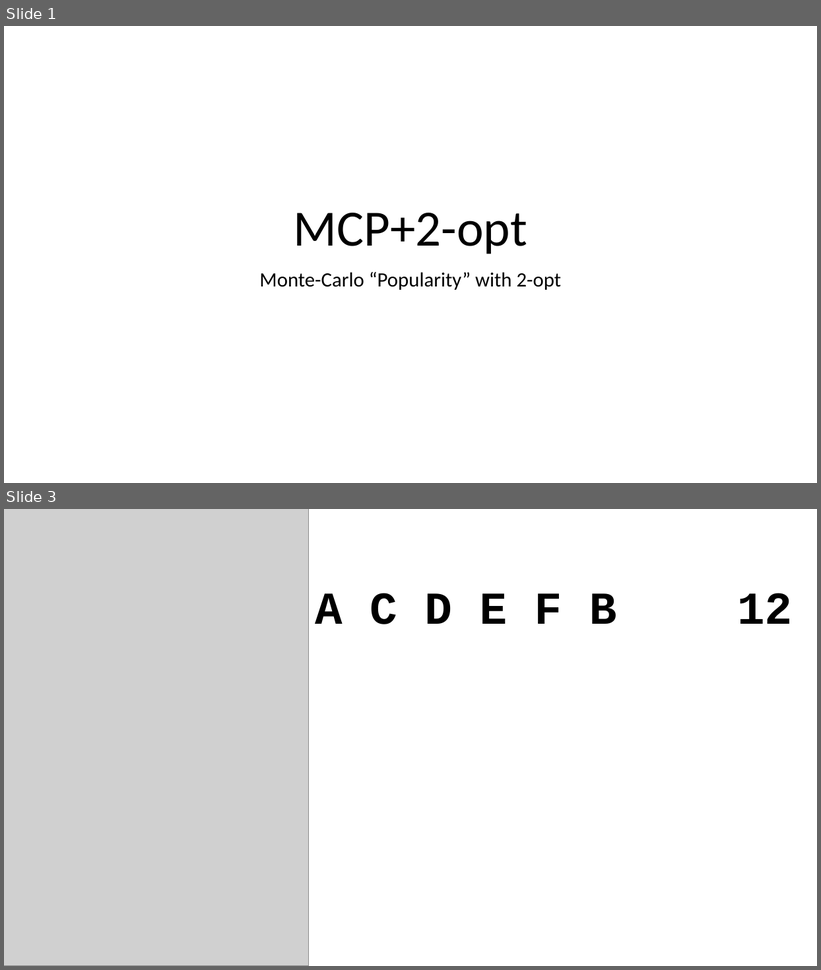
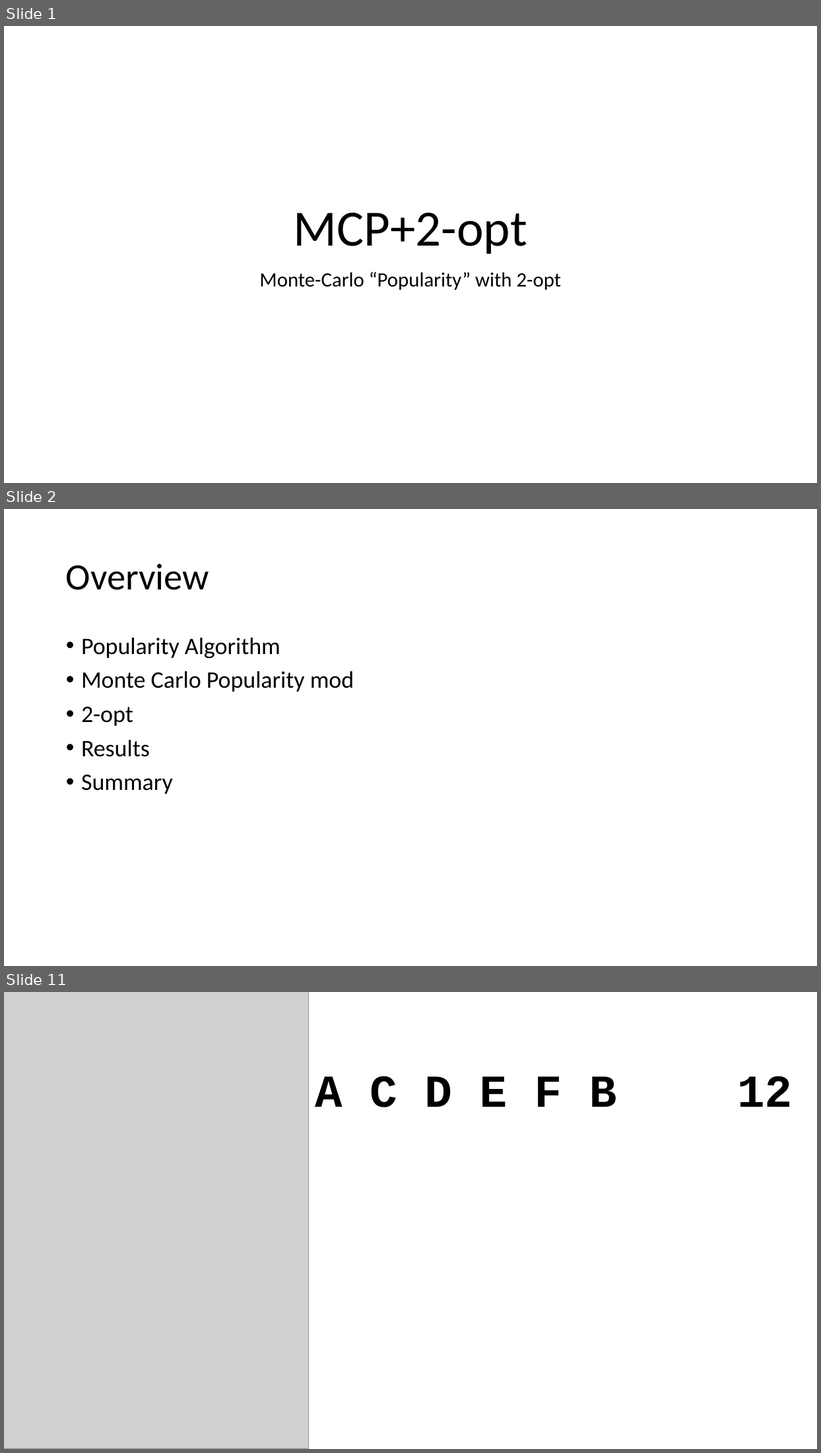
Before and after one commit to depperm/TSP, a slide deck: smallAnimation.pptx. Shown one above the other, each under a label of ours: slides 1 and 3 before the commit, slides 1, 2 and 11 after it; the slides between them are not shown. The pictures are 821x970 and 821x1453 pixels, drawn with LibreOffice and Linux fonts; fonts in the diff are those of the drawing; grey boxes stand for pictures. Boxes give left, top, right and bottom in pixels: in the first picture for what was removed or moved away, otherwise in the second. Text is boxed around its words. In the diff, an @@ line names an element or a change of style, - is before the commit and + after.

```diff
--- a/smallAnimation.pptx
+++ b/smallAnimation.pptx
@@ slide 2 added at (4,509,817,966), background #FFFFFF @@
@@ title added at (66,564,209,590), 44 pt, text #000000 @@
+Overview
@@ text added at (81,638,354,794), 28 pt, text #000000 @@
+• Popularity Algorithm
+• Monte Carlo Popularity mod
+• 2-opt
+• Results
+• Summary
@@ what was slide 3 is now slide 11 @@
```
Also in this commit, not shown: 10 other slides added, 1 slide removed.
